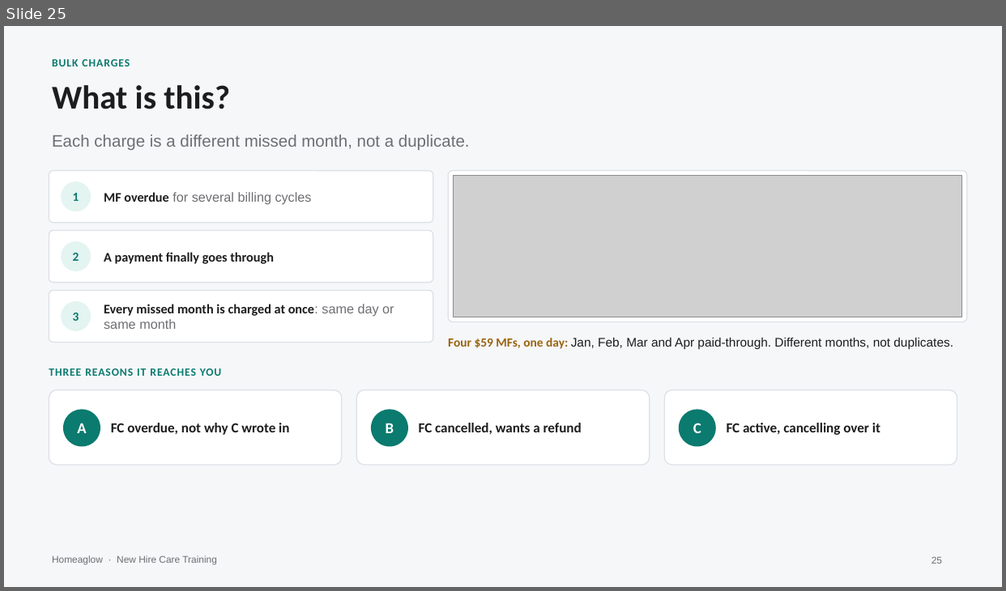
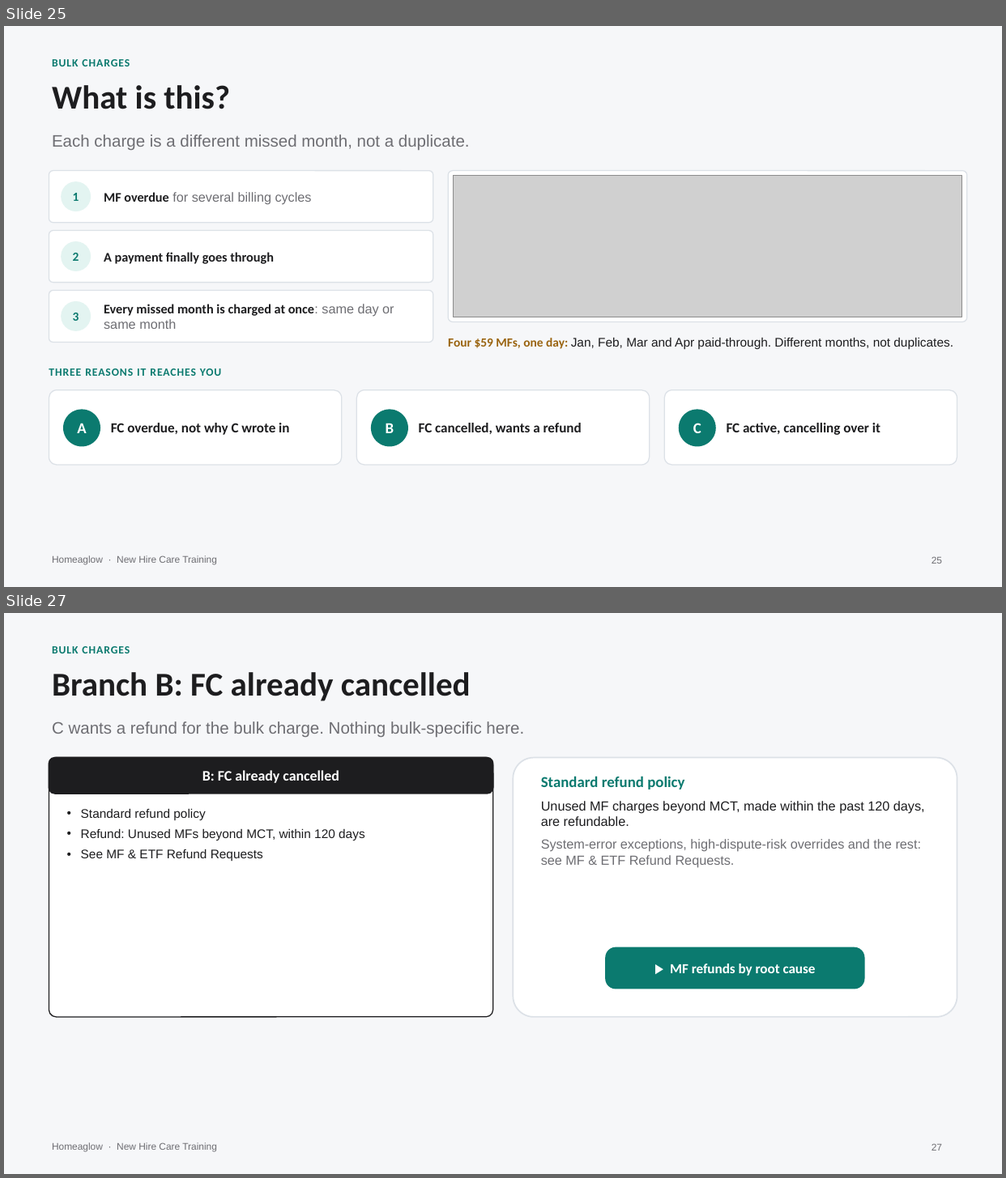
Before and after one commit to anjulimichelle/training, a slide deck: refunds-abuse-duplicates-bulk/refunds-abuse-duplicates-bulk.pptx. Shown one above the other, each under a label of ours: slide 25 before the commit, slides 25 and 27 after it; the slides between them are not shown. The pictures are 1006x591 and 1006x1178 pixels, drawn with LibreOffice and Linux fonts; fonts in the diff are those of the drawing; grey boxes stand for pictures. Boxes give left, top, right and bottom in pixels: in the first picture for what was removed or moved away, otherwise in the second. Text is boxed around its words. In the diff, an @@ line names an element or a change of style, - is before the commit and + after.

```diff
--- a/refunds-abuse-duplicates-bulk/refunds-abuse-duplicates-bulk.pptx
+++ b/refunds-abuse-duplicates-bulk/refunds-abuse-duplicates-bulk.pptx
@@ slide 27 added at (x1=4, y1=613, x2=1002, y2=1174), background #F6F7F9; not listed: 1 template element that a slide beside it also shows @@
@@ text added at (x1=52, y1=646, x2=130, y2=653), 8 pt, text #0B7A6F, bold @@
+BULK CHARGES
@@ text added at (x1=52, y1=672, x2=471, y2=701), 24 pt, text #1D1D1F, bold @@
+Branch B: FC already cancelled
@@ text added at (x1=52, y1=722, x2=524, y2=737), 12 pt, text #6E6E73 @@
+C wants a refund for the bulk charge. Nothing bulk-specific here.
@@ rounded rectangle added at (x1=49, y1=758, x2=493, y2=1017), fill #FFFFFF, outline #1D1D1F 0.75 pt @@
@@ rounded rectangle added at (x1=49, y1=758, x2=493, y2=794), fill #1D1D1F, outline #1D1D1F 1 pt, 10.5 pt, text #FFFFFF, bold @@
+B: FC already cancelled
@@ rounded rectangle added at (x1=513, y1=758, x2=957, y2=1017), fill #FFFFFF, outline #DCE1E7 1 pt @@
@@ text added at (x1=541, y1=776, x2=925, y2=868), 9.5 pt, text #6E6E73 @@
+Standard refund policy
+Unused MF charges beyond MCT, made within the past 120 days, are refundable.
+System-error exceptions, high-dispute-risk overrides and the rest: see MF & ETF Refund Requests.
@@ text added at (x1=81, y1=808, x2=365, y2=861), 9 pt, text #1D1D1F @@
+• Standard refund policy
+• Refund: Unused MFs beyond MCT, within 120 days
+• See MF & ETF Refund Requests
@@ rounded rectangle added at (x1=605, y1=948, x2=864, y2=989), fill #0B7A6F, 10 pt, text #FFFFFF, bold @@
+▶ MF refunds by root cause
@@ page number added at (x1=931, y1=1144, x2=942, y2=1151), 7 pt, text #6E6E73 @@
+27
```
Also in this commit, not shown: 2 slides changed, 1 other file.
